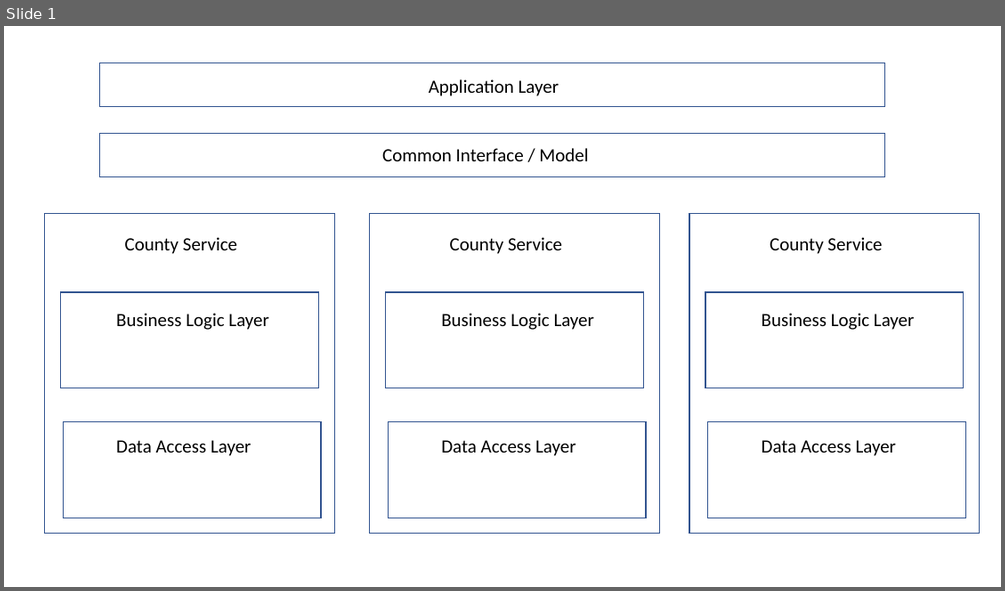
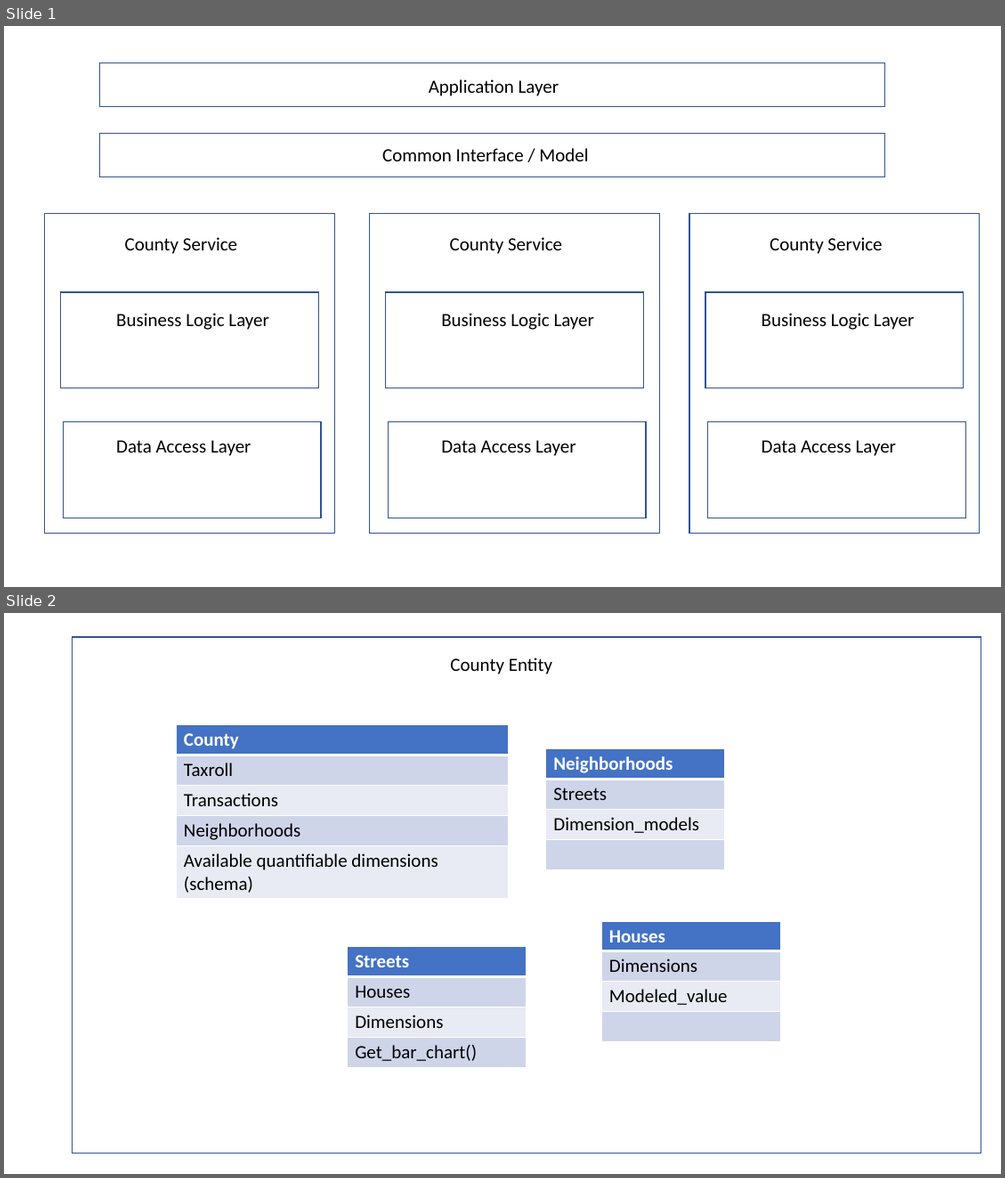
Before and after one commit to ct155105/ua-house-hunt, a slide deck: documents/ApplicationArchitecture.pptx. Shown one above the other, each under a label of ours: slide 1 before the commit, slides 1 and 2 after it. The pictures are 1005x591 and 1005x1178 pixels, drawn with LibreOffice and Linux fonts; fonts in the diff are those of the drawing. Boxes give left, top, right and bottom in pixels: in the first picture for what was removed or moved away, otherwise in the second. Text is boxed around its words. In the diff, an @@ line names an element or a change of style, - is before the commit and + after.

```diff
--- a/documents/ApplicationArchitecture.pptx
+++ b/documents/ApplicationArchitecture.pptx
@@ slide 2 added at (4,613,1001,1174), background #FFFFFF @@
@@ rectangle added at (72,637,981,1153), outline #325491 1 pt @@
@@ text added at (450,657,552,674), 18 pt, text #000000 @@
+County Entity
@@ table added at (176,724,508,898), 5 rows, 1 columns @@
+County
+Taxroll
+Transactions
+Neighborhoods
+Available quantifiable dimensions (schema)
@@ table added at (546,749,725,870), 4 rows, 1 columns @@
+Neighborhoods
+Streets
+Dimension_models
+
@@ table added at (601,921,780,1042), 4 rows, 1 columns @@
+Houses
+Dimensions
+Modeled_value
+
@@ table added at (348,947,526,1068), 4 rows, 1 columns @@
+Streets
+Houses
+Dimensions
+Get_bar_chart()
```
Also in this commit, not shown: 3 other files.
